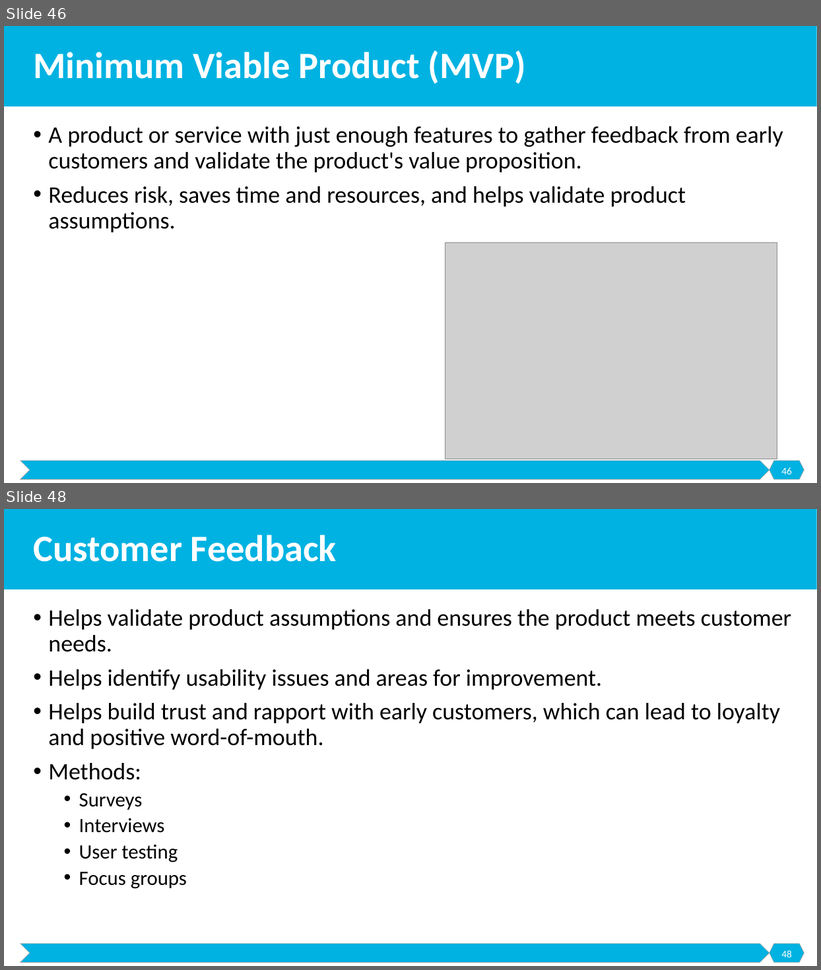
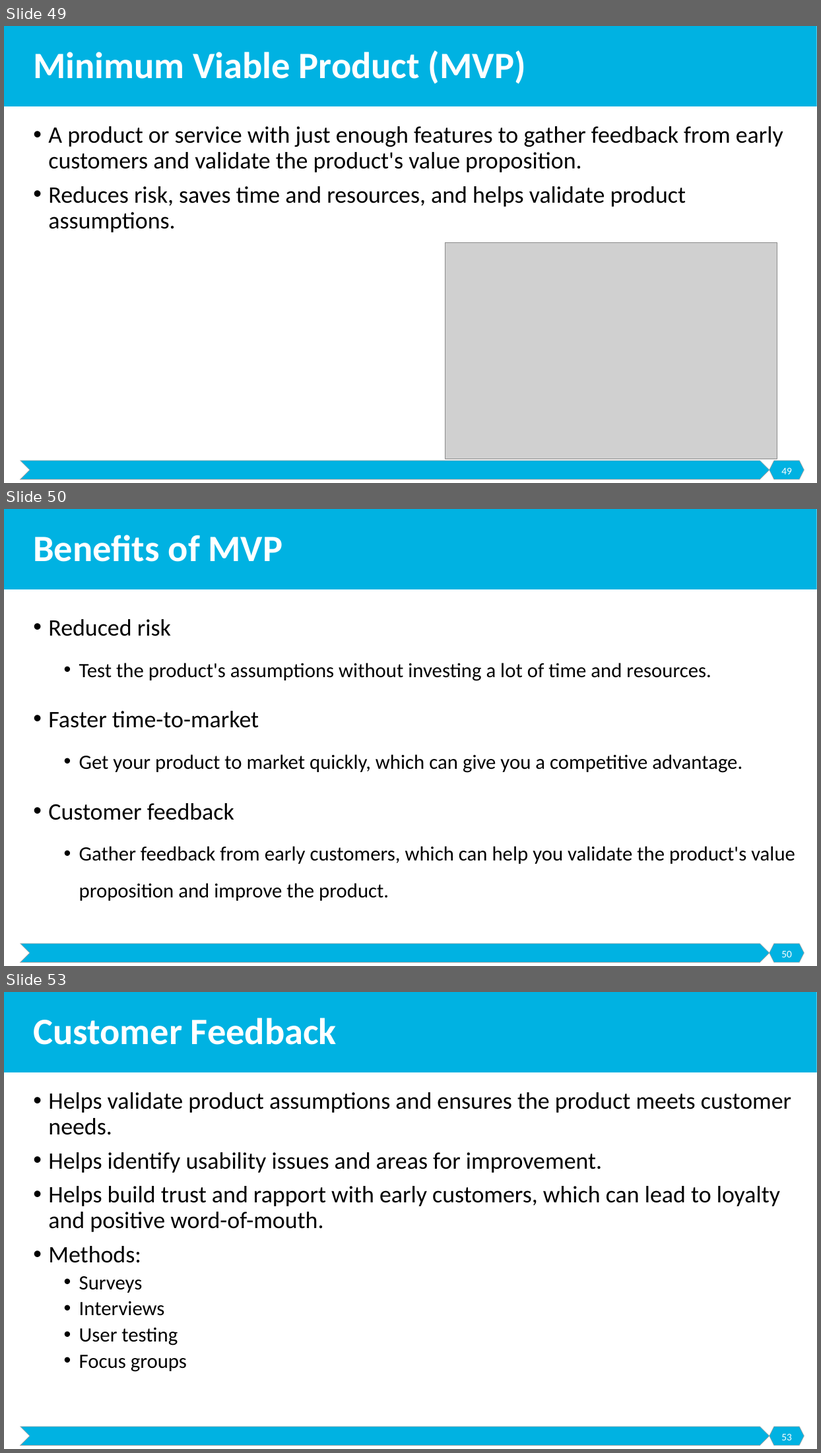
Before and after one commit to malenezi/malenezi, a slide deck: SE495/Lectures/4-Development and Prototyping/Development and Prototyping.pptx. Shown one above the other, each under a label of ours: slides 46 and 48 before the commit, slides 49, 50 and 53 after it; the slides between them are not shown. The pictures are 821x970 and 821x1453 pixels, drawn with LibreOffice and Linux fonts; fonts in the diff are those of the drawing; grey boxes stand for pictures. Boxes give left, top, right and bottom in pixels: in the first picture for what was removed or moved away, otherwise in the second. Text is boxed around its words. In the diff, an @@ line names an element or a change of style, - is before the commit and + after.

```diff
--- a/SE495/Lectures/4-Development and Prototyping/Development and Prototyping.pptx
+++ b/SE495/Lectures/4-Development and Prototyping/Development and Prototyping.pptx
@@ slide 50 added at [4, 509, 817, 966], background #FFFFFF; not listed: 3 template elements that a slide beside it also shows @@
@@ title added at [33, 535, 283, 562], 44 pt, text #FFFFFF, bold @@
+Benefits of MVP
@@ text added at [48, 619, 795, 901], 24 pt, text #000000 @@
+• Reduced risk
+  • Test the product's assumptions without investing a lot of time and resources.
+• Faster time-to-market
+  • Get your product to market quickly, which can give you a competitive advantage.
+• Customer feedback
+  • Gather feedback from early customers, which can help you validate the product's value proposition and improve the product.
@@ page number added at [781, 951, 792, 958], 12 pt, text #FFFFFF @@
+50
@@ what was slide 46 is now slide 49 @@
@@ page number at [781, 468, 792, 475]: text changed @@
-46
+49
@@ what was slide 48 is now slide 53 @@
@@ page number at [781, 1434, 792, 1441]: text changed @@
-48
+53
```
Also in this commit, not shown: 3 slides changed, 7 other slides added, 2 other files.
